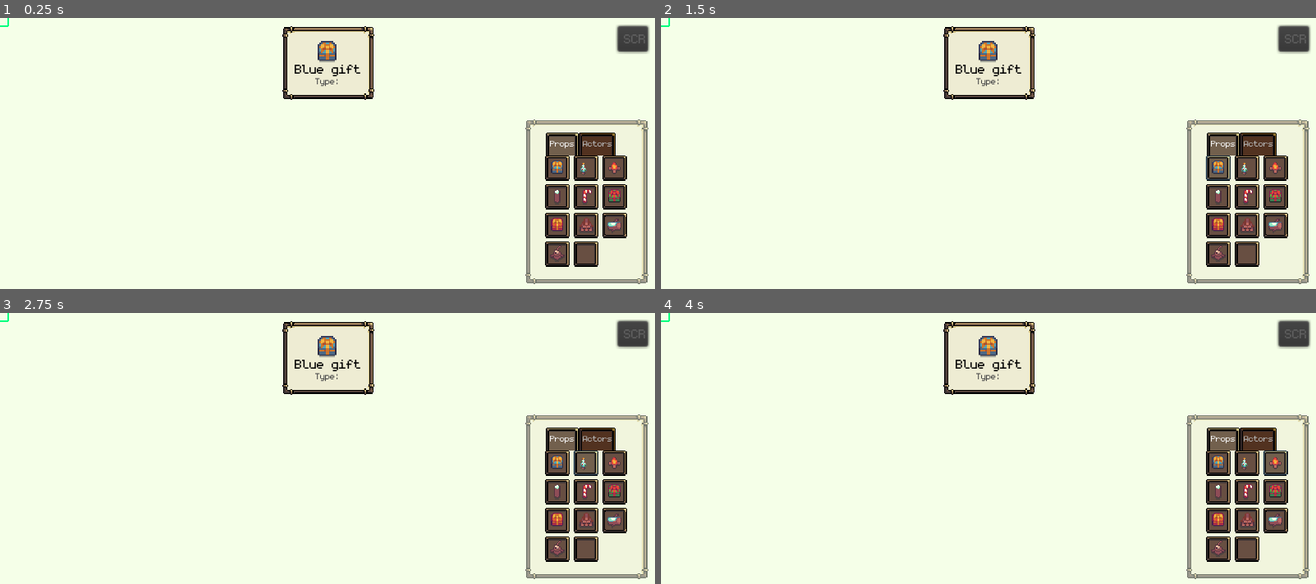
Above: before the commit, frames 1-4 (two rows, left to right).
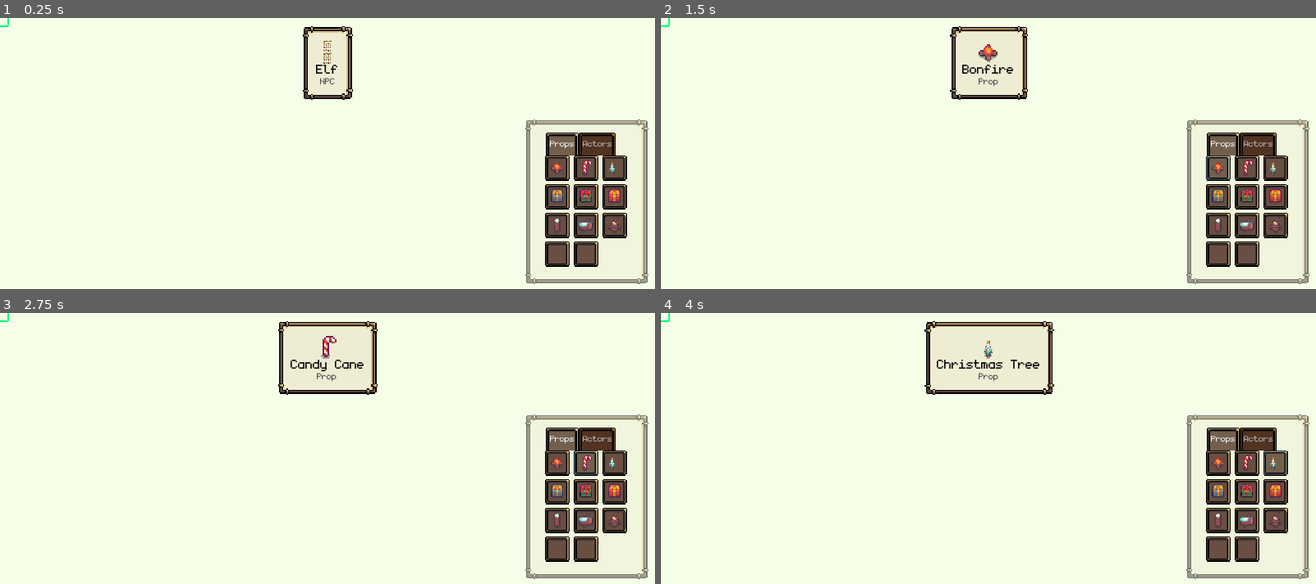
Above: after the commit, the same moments.

Repository: IvessJohn/godot-SantasPresentFactory
Game: Godot game, scene res://source/level/TestLevel.tscn
Same seed, same stepped clock (60 frames per second), same inputs: the game is played once before the commit and once after it.
Inputs (mouse positions are in pixels of both pictures, inside the frame that each line leads up to):
- Up to frame 1 (0.25 s): no input
- Up to frame 2 (1.5 s): click (1217, 167) at 0.52 s; click (1217, 167) at 1.27 s
- Up to frame 3 (2.75 s): click (582, 462) at 2.02 s
- Up to frame 4 (4 s): click (1243, 462) at 2.77 s; click (1276, 462) at 3.52 s

The runs differ from the first frame. In frame 1, 2.8% of the frame differs, in the area x 43-100%, y 2-91%; in frame 2, 2.6%; in frame 3, 2.5%; in frame 4, 2.8%, in the area x 40-100%, y 2-91%.

Commit message:
Renamed some classes, signals, and variables

Diff:
--- a/project.godot
+++ b/project.godot
@@ -29,6 +29,11 @@
 "language": "GDScript",
 "path": "res://source/GameBoard.gd"
 }, {
+"base": "Button",
+"class": "ObjectButton",
+"language": "GDScript",
+"path": "res://source/UI/TileButton.gd"
+}, {
 "base": "GridContainer",
 "class": "ObjectGrid",
 "language": "GDScript",
@@ -68,11 +73,6 @@
 "class": "StateMachine",
 "language": "GDScript",
 "path": "res://source/scripts/StateMachine.gd"
-}, {
-"base": "Button",
-"class": "TileButton",
-"language": "GDScript",
-"path": "res://source/UI/TileButton.gd"
 }, {
 "base": "Sprite",
 "class": "VariableSprite",
@@ -89,6 +89,7 @@
 "ButtonWithSFX": "",
 "Cursor": "",
 "GameBoard": "",
+"ObjectButton": "",
 "ObjectGrid": "",
 "ObjectSelectionTabContainer": "",
 "PlaceableObjectResource": "",
@@ -97,7 +98,6 @@
 "Player": "",
 "SFXPlayerClass": "",
 "StateMachine": "",
-"TileButton": "",
 "VariableSprite": "",
 "WanderingNPC": ""
 }
--- a/source/UI/LevelUI.gd
+++ b/source/UI/LevelUI.gd
@@ -10,15 +10,11 @@
 		game_board = get_tree().get_nodes_in_group("GameBoard")[0]
 
 # A tile has been chosen
-func _on_TileGrid_tile_chosen(tile_resource):
+func _on_ObjectGrid_object_chosen(object_resource):
 	if is_instance_valid(game_board):
-		game_board._selected_resource = tile_resource
+		game_board._selected_resource = object_resource
 
 #func set_game_board_path(value):
 #	if game_board_path != value:
 #		game_board_path = value
 #		game_board = get_node(game_board_path)
-
-func _on_SelectionMenuTabsContainer_object_chosen(object_resource):
-	if is_instance_valid(game_board):
-		game_board._selected_resource = object_resource
--- a/source/UI/LevelUI.tscn
+++ b/source/UI/LevelUI.tscn
@@ -13,10 +13,9 @@
 [ext_resource path="res://source/resources/PlaceableObjects/Tiles/Fence.tres" type="Resource" id=11]
 [ext_resource path="res://source/resources/PlaceableObjects/Actors/Elf.tres" type="Resource" id=12]
 [ext_resource path="res://source/UI/elements/PlacementModeButton.gd" type="Script" id=13]
-[ext_resource path="res://source/resources/PlaceableObjects/Props/Logs.tres" type="Resource" id=14]
+[ext_resource path="res://source/resources/PlaceableObjects/Props/TreeStump.tres" type="Resource" id=14]
 [ext_resource path="res://source/resources/PlaceableObjects/Props/GiftGreen.tres" type="Resource" id=15]
 [ext_resource path="res://source/resources/PlaceableObjects/Props/LogSmall.tres" type="Resource" id=16]
-[ext_resource path="res://source/resources/PlaceableObjects/Props/TreeStump.tres" type="Resource" id=17]
 [ext_resource path="res://source/resources/PlaceableObjects/Props/CandyCane.tres" type="Resource" id=18]
 [ext_resource path="res://source/UI/ui_resources/fonts/defaultFont.tres" type="DynamicFont" id=19]
 [ext_resource path="res://source/UI/ui_resources/fonts/smallFont.tres" type="DynamicFont" id=20]
@@ -150,14 +149,14 @@
 "_edit_use_anchors_": false
 }
 
-[node name="TileGrid" type="GridContainer" parent="MarginContainer/VBoxContainer/TileContainer/SelectionMenuTabsContainer/Props" groups=["TileList"]]
+[node name="ObjectGrid" type="GridContainer" parent="MarginContainer/VBoxContainer/TileContainer/SelectionMenuTabsContainer/Props" groups=["ObjectGrid"]]
 margin_left = 7.0
 margin_right = 87.0
 margin_bottom = 112.0
 size_flags_horizontal = 6
 columns = 3
 script = ExtResource( 5 )
-tile_resources = [ ExtResource( 3 ), ExtResource( 2 ), ExtResource( 6 ), ExtResource( 11 ), ExtResource( 18 ), ExtResource( 15 ), ExtResource( 4 ), ExtResource( 14 ), ExtResource( 16 ), ExtResource( 17 ), null ]
+object_resources = [ ExtResource( 6 ), ExtResource( 18 ), ExtResource( 2 ), ExtResource( 3 ), ExtResource( 15 ), ExtResource( 4 ), ExtResource( 11 ), ExtResource( 16 ), ExtResource( 14 ), null, null ]
 
 [node name="Actors" type="ScrollContainer" parent="MarginContainer/VBoxContainer/TileContainer/SelectionMenuTabsContainer"]
 visible = false
@@ -170,14 +169,14 @@
 "_edit_use_anchors_": false
 }
 
-[node name="TileGrid" type="GridContainer" parent="MarginContainer/VBoxContainer/TileContainer/SelectionMenuTabsContainer/Actors" groups=["TileList"]]
+[node name="ObjectGrid" type="GridContainer" parent="MarginContainer/VBoxContainer/TileContainer/SelectionMenuTabsContainer/Actors" groups=["ObjectGrid"]]
 margin_left = 7.0
 margin_right = 87.0
 margin_bottom = 25.0
 size_flags_horizontal = 6
 columns = 3
 script = ExtResource( 5 )
-tile_resources = [ ExtResource( 12 ), ExtResource( 12 ), null ]
+object_resources = [ ExtResource( 12 ), ExtResource( 12 ), null ]
 
 [node name="PlacementModeButton" type="Button" parent="MarginContainer/VBoxContainer"]
 visible = false
@@ -191,6 +190,7 @@
 script = ExtResource( 13 )
 
 [node name="ScreenshotButton" type="Button" parent="MarginContainer"]
+visible = false
 margin_left = 597.0
 margin_top = 8.0
 margin_right = 632.0
@@ -202,8 +202,8 @@
 text = "SCR"
 script = ExtResource( 10 )
 
-[connection signal="tile_chosen" from="MarginContainer/VBoxContainer/TileContainer/SelectionMenuTabsContainer/Props/TileGrid" to="." method="_on_TileGrid_tile_chosen"]
-[connection signal="tile_chosen" from="MarginContainer/VBoxContainer/TileContainer/SelectionMenuTabsContainer/Props/TileGrid" to="MarginContainer/SelectedItem" method="_update_selected_object"]
-[connection signal="tile_chosen" from="MarginContainer/VBoxContainer/TileContainer/SelectionMenuTabsContainer/Actors/TileGrid" to="." method="_on_TileGrid_tile_chosen"]
-[connection signal="tile_chosen" from="MarginContainer/VBoxContainer/TileContainer/SelectionMenuTabsContainer/Actors/TileGrid" to="MarginContainer/SelectedItem" method="_update_selected_object"]
+[connection signal="object_chosen" from="MarginContainer/VBoxContainer/TileContainer/SelectionMenuTabsContainer/Props/ObjectGrid" to="." method="_on_ObjectGrid_object_chosen"]
+[connection signal="object_chosen" from="MarginContainer/VBoxContainer/TileContainer/SelectionMenuTabsContainer/Props/ObjectGrid" to="MarginContainer/SelectedItem" method="_update_selected_object"]
+[connection signal="object_chosen" from="MarginContainer/VBoxContainer/TileContainer/SelectionMenuTabsContainer/Actors/ObjectGrid" to="." method="_on_ObjectGrid_object_chosen"]
+[connection signal="object_chosen" from="MarginContainer/VBoxContainer/TileContainer/SelectionMenuTabsContainer/Actors/ObjectGrid" to="MarginContainer/SelectedItem" method="_update_selected_object"]
 [connection signal="pressed" from="MarginContainer/ScreenshotButton" to="MarginContainer/ScreenshotButton" method="_on_pressed"]
--- a/source/UI/SelectedItem.gd
+++ b/source/UI/SelectedItem.gd
@@ -8,12 +8,16 @@
 
 
 func _update_selected_object(value):
-	if _selected_resource != value:
+	if value != null and _selected_resource != value:
 		_selected_resource = value
 		itemIcon.texture = _selected_resource.ui_icon
 		itemLabel.text = _selected_resource.name
 		typeLabel.text = _selected_resource.get_type_in_string()
 
 
-func _on_TileVerticalList_tile_chosen(tile_resource):
-	_update_selected_object(tile_resource)
+func _on_TileVerticalList_tile_chosen(object_resource):
+	_update_selected_object(object_resource)
+
+
+func _on_ObjectGrid_object_chosen(object_resource):
+	pass # Replace with function body.
--- a/source/UI/TileButton.gd
+++ b/source/UI/TileButton.gd
@@ -1,34 +1,34 @@
 tool
 extends Button
-class_name TileButton
+class_name ObjectButton
 
-signal tile_chosen(tile_resource)
+signal object_chosen(object_resource)
 
 
-export(Resource) var tile_resource: Resource setget set_tile_resource
+export(Resource) var object_resource: Resource setget set_object_resource
 
 
 func _ready():
 	rect_min_size = Vector2(24, 24)
 	expand_icon = true
-	# Will emit the signal 'tile_chosen' when pressed
+	# Will emit the signal 'object_chosen' when pressed
 	connect("pressed", self, "on_pressed")
 
-	if not is_in_group("TileButton"):
-		add_to_group("TileButton")
+	if not is_in_group("ObjectButton"):
+		add_to_group("ObjectButton")
 
-	if tile_resource:
-		hint_tooltip = tile_resource.name + "\r\n" + tile_resource.get_type_in_string()
+	if object_resource:
+		hint_tooltip = object_resource.name + "\r\n" + object_resource.get_type_in_string()
 
-func set_tile_resource(value: Resource):
-	if tile_resource != value:
-		tile_resource = value
-		icon = tile_resource.ui_icon
-#		text = tile_resource.name
+func set_object_resource(value: Resource):
+	if object_resource != value:
+		object_resource = value
+		icon = object_resource.ui_icon
+#		text = object_resource.name
 	elif value == null:
-		tile_resource = value
+		object_resource = value
 		icon = null
 
-# Emits the signal 'tile_chosen', so respective nodes can have the access to the new chosen tile
+# Emits the signal 'object_chosen', so respective nodes can have the access to the new chosen object
 func on_pressed():
-	emit_signal("tile_chosen", tile_resource)
+	emit_signal("object_chosen", object_resource)
--- a/source/UI/TileVerticalList.gd
+++ b/source/UI/TileVerticalList.gd
@@ -2,13 +2,13 @@
 extends GridContainer
 class_name ObjectGrid
 
-# GameBoard will receive this node's 'tile_chosen' signal to access the chosen tile and be able to
+# GameBoard will receive this node's 'object_chosen' signal to access the chosen object and be able to
 # place it on the map. Every TileButton will connect its 'tile_chosen' signal to the list's
-# 'tile_chosen' signal
-signal tile_chosen(tile_resource)
+# 'object_chosen' signal
+signal object_chosen(object_resource)
 
 
-export(Array, Resource) var tile_resources: Array = [] setget set_tile_resources
+export(Array, Resource) var object_resources: Array = [] setget set_object_resources
 
 var shown_children := []
 
@@ -17,30 +17,30 @@
 	if not is_in_group("ObjectGrid"):
 		add_to_group("ObjectGrid")
 
-	if tile_resources.size() > 0:
-		choose_tile(tile_resources[0])
+	if object_resources.size() > 0:
+		choose_tile(object_resources[0])
 
-func set_tile_resources(value):
-	if tile_resources != value:
+func set_object_resources(value):
+	if object_resources != value:
 		for c in get_children():
 			remove_child(c)
-			if c.is_connected("tile_chosen", self, "_on_tileButton_tile_chosen"):
-				c.disconnect("tile_chosen", self, "_on_tileButton_tile_chosen")
+			if c.is_connected("object_chosen", self, "_on_objectButton_object_chosen"):
+				c.disconnect("object_chosen", self, "_on_objectButton_object_chosen")
 			c.queue_free()
 
-		tile_resources = value
+		object_resources = value
 		var x := 1
-		for t in tile_resources:
-			var button: TileButton = TileButton.new()
-			button.name = "TileButton" + str(x)
-			button.tile_resource = t
-			button.connect("tile_chosen", self, "_on_tileButton_tile_chosen")
+		for ob in object_resources:
+			var button: ObjectButton = ObjectButton.new()
+			button.name = "ObjectButton" + str(x)
+			button.object_resource = ob
+			button.connect("object_chosen", self, "_on_objectButton_object_chosen")
 			add_child(button)
 
 			x+=1
 
-func _on_tileButton_tile_chosen(tile_resource: PlaceableObjectResource):
-	choose_tile(tile_resource)
+func _on_objectButton_object_chosen(object_resource: PlaceableObjectResource):
+	choose_tile(object_resource)
 
-func choose_tile(tile_resource: PlaceableObjectResource):
-	emit_signal("tile_chosen")
+func choose_tile(object_resource: PlaceableObjectResource):
+	emit_signal("object_chosen", object_resource)
--- a/source/UI/elements/SelectionMenuTabsContainer.gd
+++ b/source/UI/elements/SelectionMenuTabsContainer.gd
@@ -39,7 +39,7 @@
 		for o in object_resources:
 			var button: TileButton = TileButton.new()
 			button.name = "TileButton" + str(x)
-			button.tile_resource = o
+			button. = o
 			button.connect("tile_chosen", self, "_on_tileButton_tile_chosen")
 
 			var parent_grid: GridContainer = _get_respective_grid_for(o)
Not shown: 1 places in source/UI/LevelUI.tscn that only renumber resources
